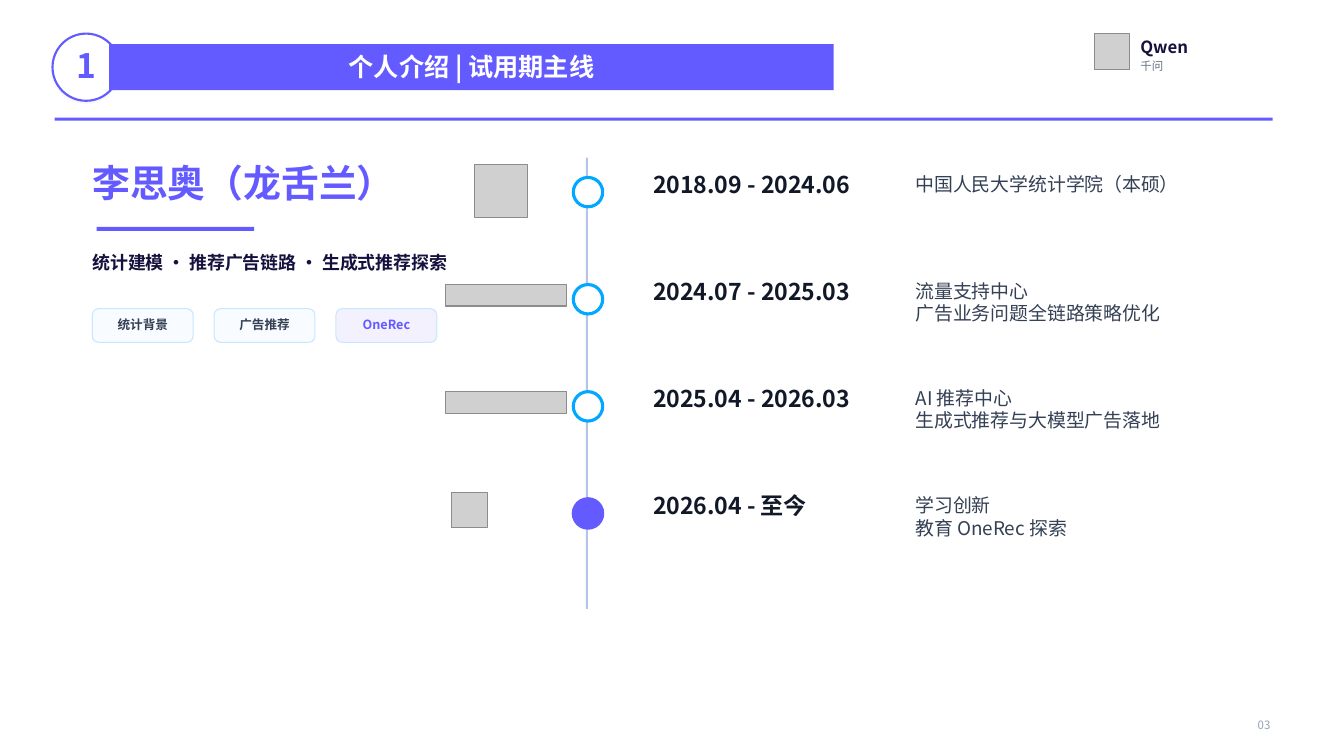
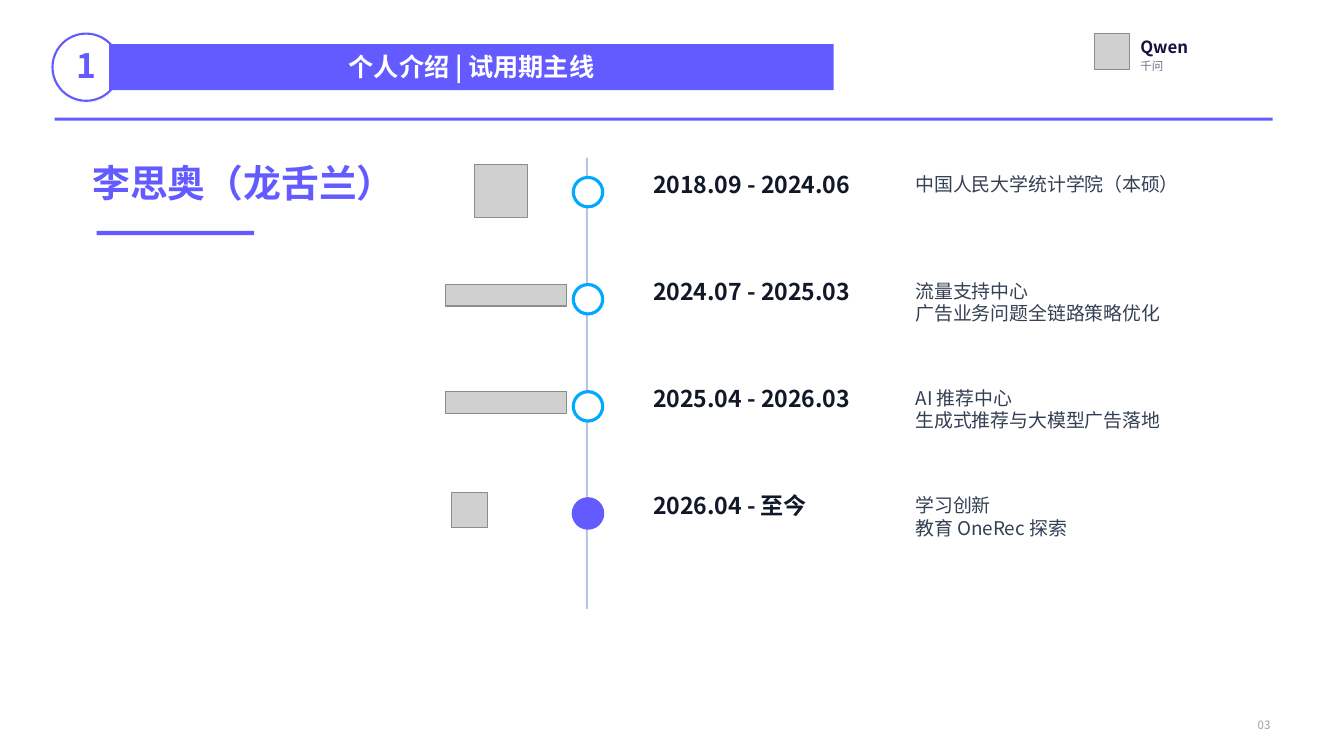
Before and after one commit to lisiaoliao/tequila_presentations, a slide deck: slide 3 of output/sections/01-个人介绍.pptx. Drawn at 1344x756 pixels with LibreOffice and Linux fonts; fonts in the diff are those of the drawing; grey boxes stand for pictures. Boxes give left, top, right and bottom in pixels: in the first picture for what was removed or moved away, otherwise in the second. Text is boxed around its words. In the diff, an @@ line names an element or a change of style, - is before the commit and + after.

```diff
--- a/output/sections/01-个人介绍.pptx
+++ b/output/sections/01-个人介绍.pptx
@@ rectangle: place and size @@
-rectangle at (97, 227, 254, 231)
+rectangle at (97, 231, 254, 235)
@@ text removed at (92, 253, 447, 271) @@
-统计建模 · 推荐广告链路 · 生成式推荐探索
@@ rounded rectangle removed at (93, 309, 194, 342) @@
@@ text removed at (118, 318, 168, 330) @@
-统计背景
@@ rounded rectangle removed at (214, 309, 315, 342) @@
@@ text removed at (239, 318, 289, 330) @@
-广告推荐
@@ rounded rectangle removed at (336, 309, 437, 342) @@
@@ text removed at (363, 319, 411, 329) @@
-OneRec
```
Also in this commit, not shown: 34 other files.
